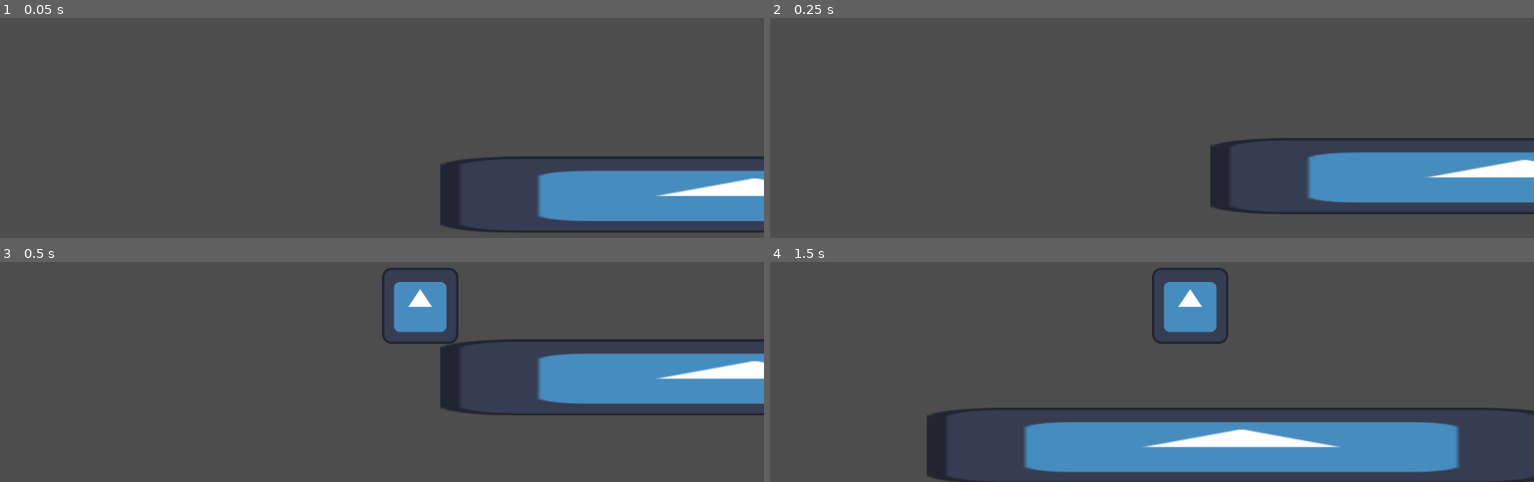
Above: before the commit, frames 1-4 (two rows, left to right).
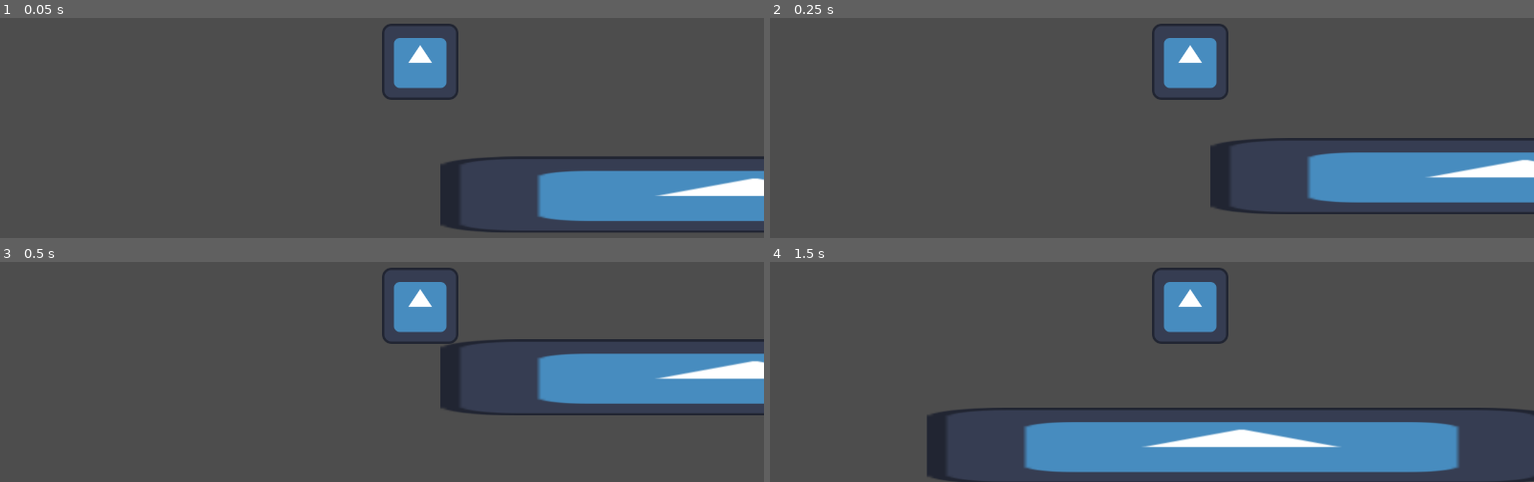
Above: after the commit, the same moments.

Repository: Yohello1/halton-hacks
Game: Godot game, scene res://world.tscn
The game is run twice, just before and just after one commit, with the same random seed, the same clock (stepped at 60 frames per second) and the same inputs. The engine's default icon, where the game draws it, is replaced by a stand-in: a white triangle on a blue panel in a dark square.
Inputs:
- Up to frame 1 (0.05 s): no input
- Up to frame 2 (0.25 s): no input
- Up to frame 3 (0.5 s): no input
- Up to frame 4 (1.5 s): tap Enter (ui_accept) at 0.5, 0.77 s; hold Right (ui_right) from 0.53 s (still down)

The runs differ from the first frame. In frame 1, 2.1% of the frame differs, in the area x 50-60%, y 2-38%; in frame 2, 2.1%; in frame 3, nothing differs; in frame 4, nothing differs.

Commit message:
go to sleep

Diff:
--- a/GodotFolder/assets/character.tscn
+++ b/GodotFolder/assets/character.tscn
@@ -5,12 +5,18 @@
 
 [sub_resource type="SpriteFrames" id="SpriteFrames_iy5xe"]
 animations = [{
-"frames": [],
+"frames": [{
+"duration": 1.0,
+"texture": ExtResource("1_nd0f1")
+}],
 "loop": true,
 "name": &"Crouching",
 "speed": 5.0
 }, {
-"frames": [],
+"frames": [{
+"duration": 1.0,
+"texture": ExtResource("1_nd0f1")
+}],
 "loop": true,
 "name": &"Jumping",
 "speed": 5.0
@@ -23,7 +29,10 @@
 "name": &"Standing",
 "speed": 5.0
 }, {
-"frames": [],
+"frames": [{
+"duration": 1.0,
+"texture": ExtResource("1_nd0f1")
+}],
 "loop": true,
 "name": &"Walking",
 "speed": 5.0
@@ -42,7 +51,7 @@
 [node name="AnimatedSprite2D" type="AnimatedSprite2D" parent="CharacterBody2D"]
 position = Vector2(64, 64)
 sprite_frames = SubResource("SpriteFrames_iy5xe")
-animation = &"Jumping"
+animation = &"Crouching"
 
 [node name="CollisionShape2D" type="CollisionShape2D" parent="CharacterBody2D"]
 position = Vector2(64, 64)
